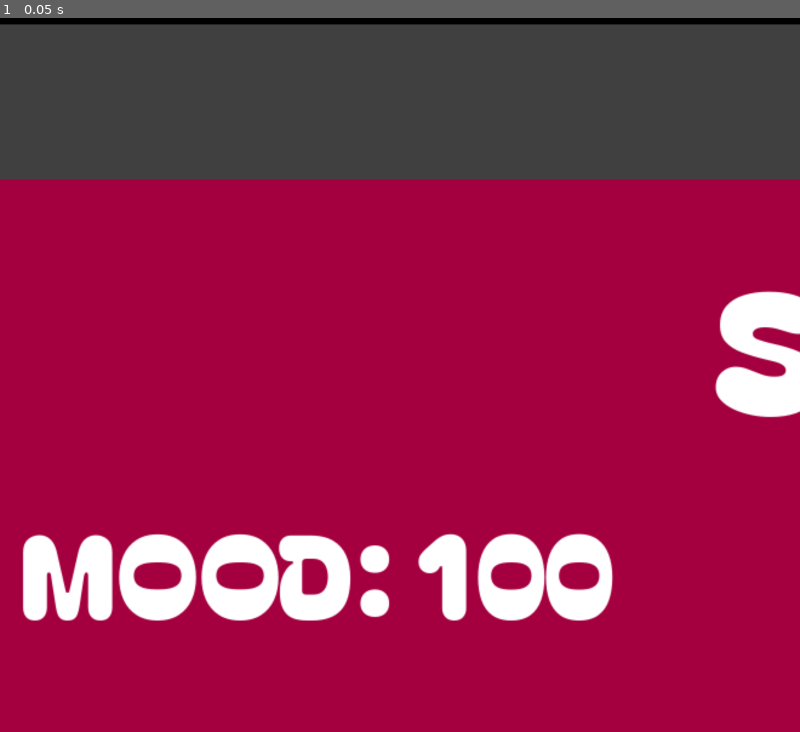
Above: before the commit, frame 1.
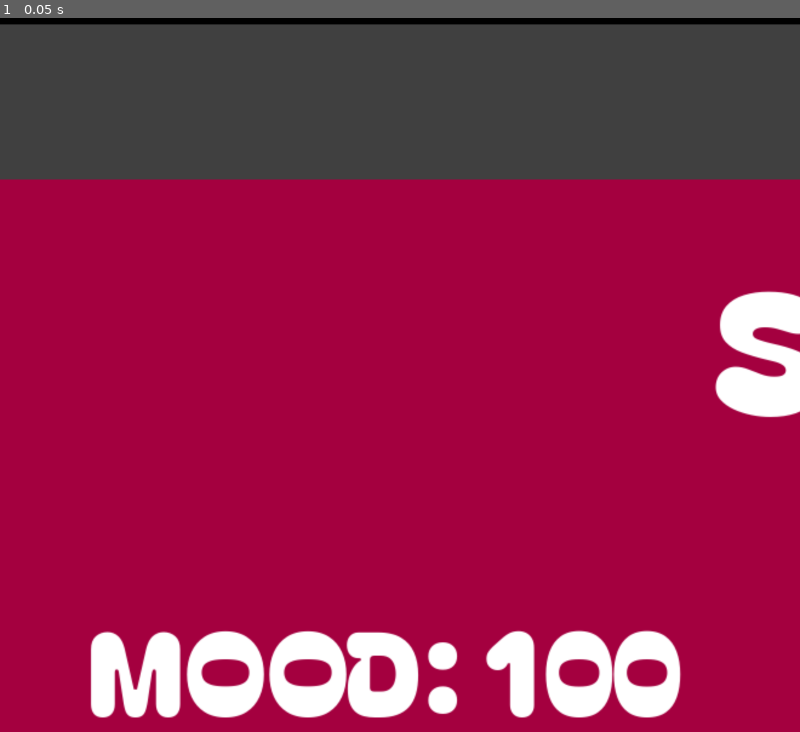
Above: after the commit, the same moment.

Repository: awesomesauce4646/virtual-pet
Game: Godot game, scene res://pet.tscn
Two runs of this game, one before a commit and one after it. Both use one fixed random seed, a clock stepped at 60 frames per second and the inputs below.
Inputs:
- Up to frame 1 (0.05 s): no input

The runs differ from the first frame. In frame 1, 11% of the frame differs, in the area x 2-86%, y 72-99%.

Commit message:
energy + hunger stats, feed sleep actions working

Diff:
--- a/virtual-pet/pet.gd
+++ b/virtual-pet/pet.gd
@@ -6,6 +6,10 @@
 const CAT_GROUND_Y = 323.0
 const HAPPINESS_INTERVAL = 30.0
 const HAPPINESS_DECAY = 2
+const HUNGER_INTERVAL = 20.0
+const HUNGER_DECAY = 2
+const ENERGY_INTERVAL = 40.0
+const ENERGY_DECAY = 2
 
 var speed = 300
 var direction = Vector2(1,0)
@@ -40,6 +44,10 @@
 
 var happiness = 100
 var happiness_timer = 0.0
+var energy = 100
+var energy_timer = 0.0
+var hunger = 100
+var hunger_timer = 0.0
 
 @onready var animated_sprite = $AnimatedSprite2D
 @onready var gameCat = $GameWindow/GameCat
@@ -62,6 +70,8 @@
 @onready var scoreText = $GameWindow/Score
 @onready var happinessText = $StatsWindow/Happiness
 @onready var statsWindow = $StatsWindow
+@onready var energyText = $StatsWindow/Energy
+@onready var hungerText = $StatsWindow/Hunger
 
 func save_stats():
 	var config = ConfigFile.new()
@@ -135,11 +145,13 @@
 		idle_timer = 7.0
 		speed = 0
 		animated_sprite.play("Sleep")
+		energy = min(energy + 30, 100)
 	if id == 1:
 		is_idling = true
 		idle_timer = 4.0
 		speed = 0
 		animated_sprite.play("Feed")
+		hunger = min(hunger + 15, 100)
 	if id == 2:
 		gameCurrentlyOpened = !gameCurrentlyOpened
 		if gameCurrentlyOpened:
@@ -164,6 +176,10 @@
 
 func _on_clicked():
 	particles.restart()
+	if happiness < 99.5:
+		happiness = happiness + .5
+	else:
+		happiness = 100
 	is_idling = true
 	idle_timer = 1.5
 	speed = 0
@@ -177,9 +193,24 @@
 func _physics_process(delta: float) -> void:
 	happiness_timer += delta
 	happinessText.text = "MOOD: " + str(happiness)
+	energy_timer += delta
+	energyText.text = "ENERGY: " + str(energy)
+	hunger_timer += delta
+	hungerText.text = "HUNGER: " + str(hunger)
+
 	if happiness_timer >= HAPPINESS_INTERVAL:
 		happiness_timer -= HAPPINESS_INTERVAL
 		happiness = max(happiness - HAPPINESS_DECAY, 0)
+		save_stats()
+
+	if energy_timer >= ENERGY_INTERVAL:
+		energy_timer -= ENERGY_INTERVAL
+		energy = max(energy - ENERGY_DECAY, 0)
+		save_stats()
+
+	if hunger_timer >= HUNGER_INTERVAL:
+		hunger_timer -= HUNGER_INTERVAL
+		hunger = max(hunger - HUNGER_DECAY, 0)
 		save_stats()
 
 	if jump_cooldown_timer > 0:
--- a/virtual-pet/pet.tscn
+++ b/virtual-pet/pet.tscn
@@ -775,13 +775,33 @@
 vertical_alignment = 1
 
 [node name="Happiness" type="RichTextLabel" parent="StatsWindow" unique_id=1030407903]
-offset_top = 56.0
-offset_right = 131.0
-offset_bottom = 105.0
+offset_left = 18.0
+offset_top = 80.0
+offset_right = 189.0
+offset_bottom = 121.0
 theme_override_fonts/normal_font = ExtResource("8_x5jns")
 theme_override_font_sizes/normal_font_size = 24
 text = "MOOD:"
-horizontal_alignment = 1
+vertical_alignment = 1
+
+[node name="Energy" type="RichTextLabel" parent="StatsWindow" unique_id=868864731]
+offset_left = 18.0
+offset_top = 148.0
+offset_right = 189.0
+offset_bottom = 189.0
+theme_override_fonts/normal_font = ExtResource("8_x5jns")
+theme_override_font_sizes/normal_font_size = 24
+text = "ENERGY:"
+vertical_alignment = 1
+
+[node name="Hunger" type="RichTextLabel" parent="StatsWindow" unique_id=1142451529]
+offset_left = 18.0
+offset_top = 216.0
+offset_right = 217.0
+offset_bottom = 258.0
+theme_override_fonts/normal_font = ExtResource("8_x5jns")
+theme_override_font_sizes/normal_font_size = 24
+text = "HUNGER:"
 vertical_alignment = 1
 
 [connection signal="pressed" from="Window/Button" to="." method="_on_button_pressed"]
